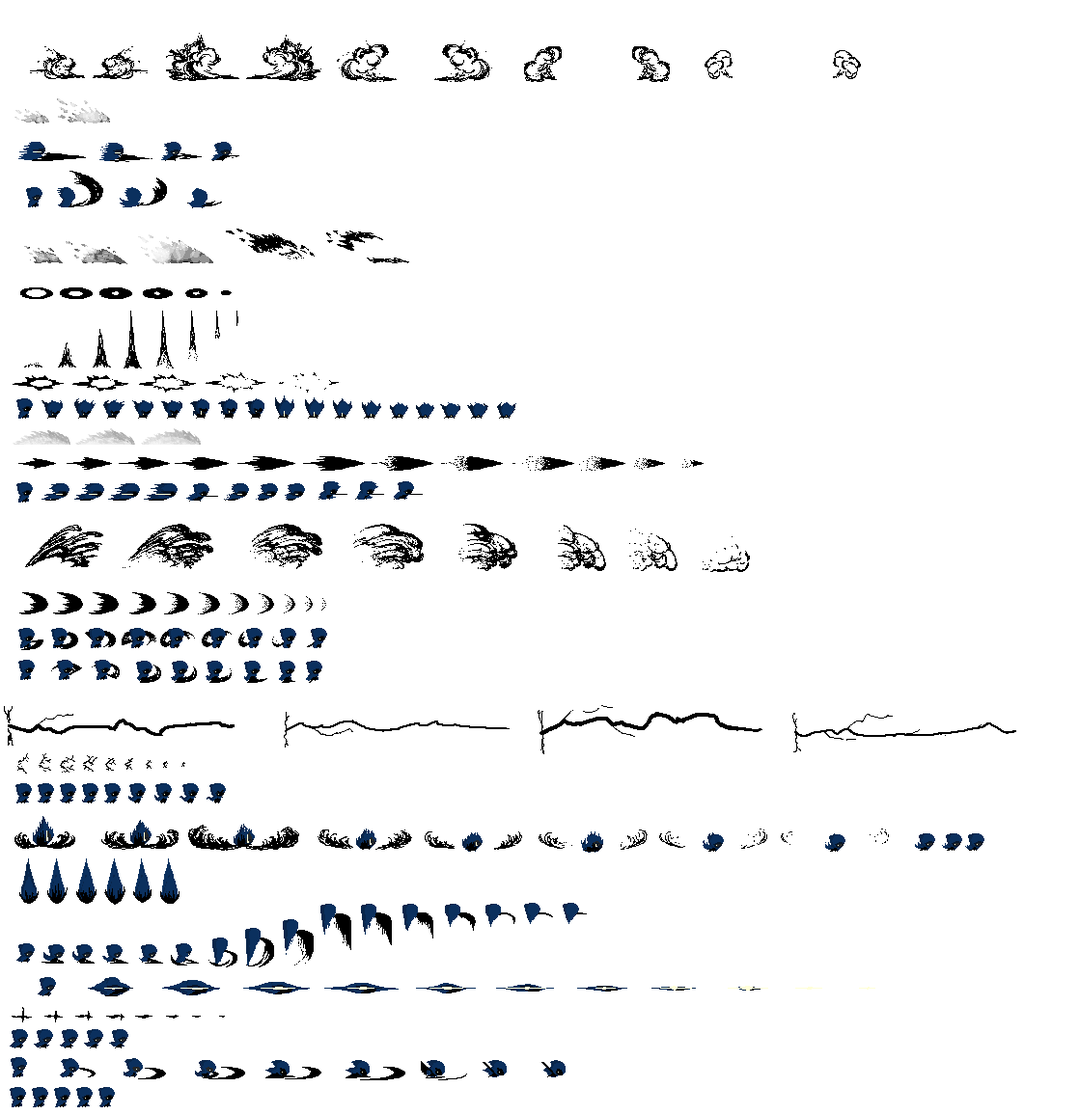
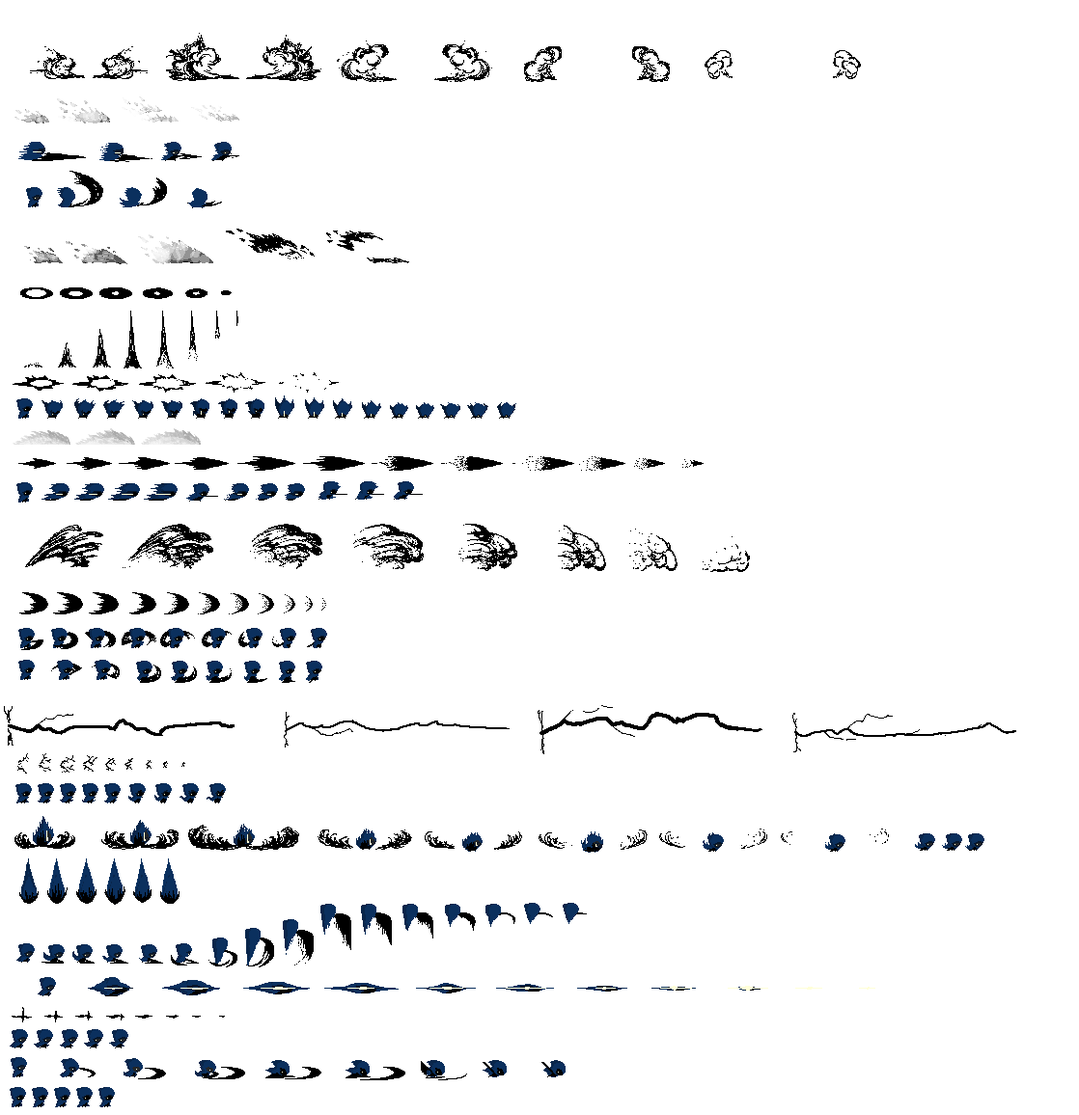
Layers edited between the first and the second 1079×1115 image:
added layer "Layer 62" in group "Effect Dust" over [191, 105, 240, 122]
added layer "Layer 61" in group "Effect Dust" over [121, 96, 179, 123]
painted on "Layer 55 copy" over [56, 98, 81, 123]
